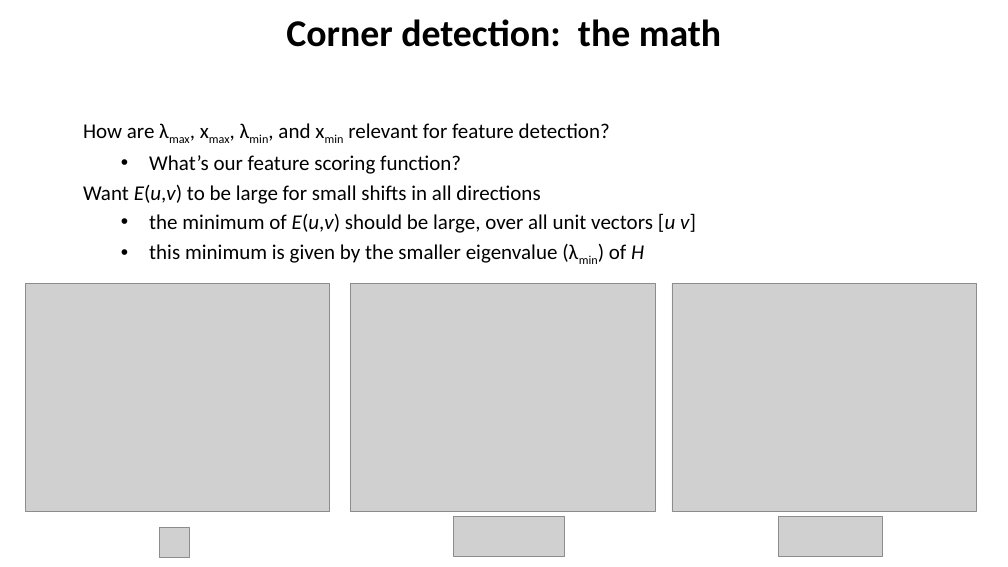
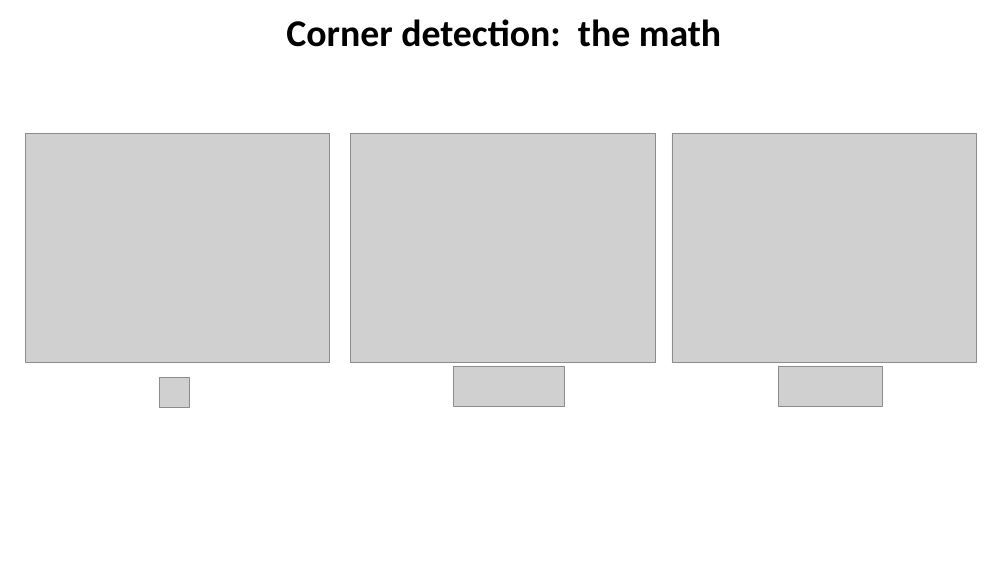
Before and after one commit to YoniChechik/AI_is_Math, a slide deck: slide 22 of c_08_features/features.pptx. Drawn at 1008x567 pixels with LibreOffice and Linux fonts; fonts in the diff are those of the drawing; grey boxes stand for pictures. Boxes give left, top, right and bottom in pixels: in the first picture for what was removed or moved away, otherwise in the second. Text is boxed around its words. In the diff, an @@ line names an element or a change of style, - is before the commit and + after.

Commit message:
wip features

```diff
--- a/c_08_features/features.pptx
+++ b/c_08_features/features.pptx
@@ text removed at [83,123,696,263] @@
-How are λmax, xmax, λmin, and xmin relevant for feature detection?
-  • What’s our feature scoring function?
-Want E(u,v) to be large for small shifts in all directions
-  • the minimum of E(u,v) should be large, over all unit vectors [u v]
-  • this minimum is given by the smaller eigenvalue (λmin) of H
@@ 6 pictures: place and size @@
-6 pictures at [25,284,977,557]
+6 pictures at [25,134,977,408]
```
Also in this commit, not shown: 7 other slides changed, 2 slides added, 8 slides removed, 3 other files.
